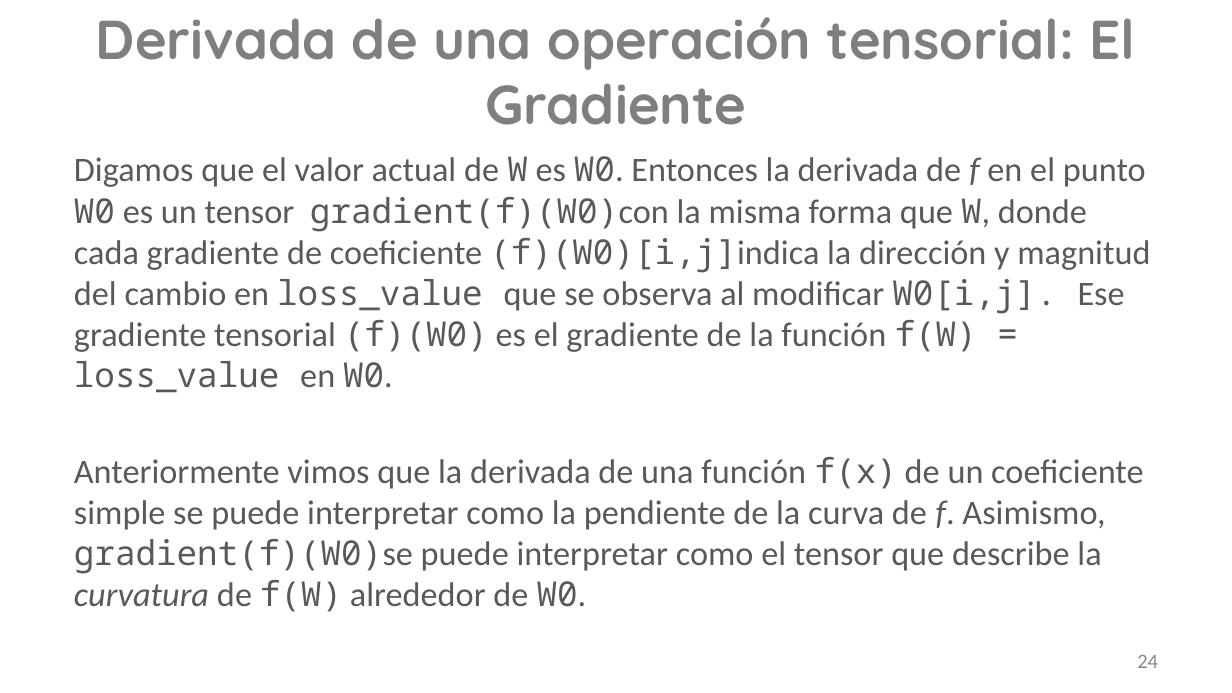
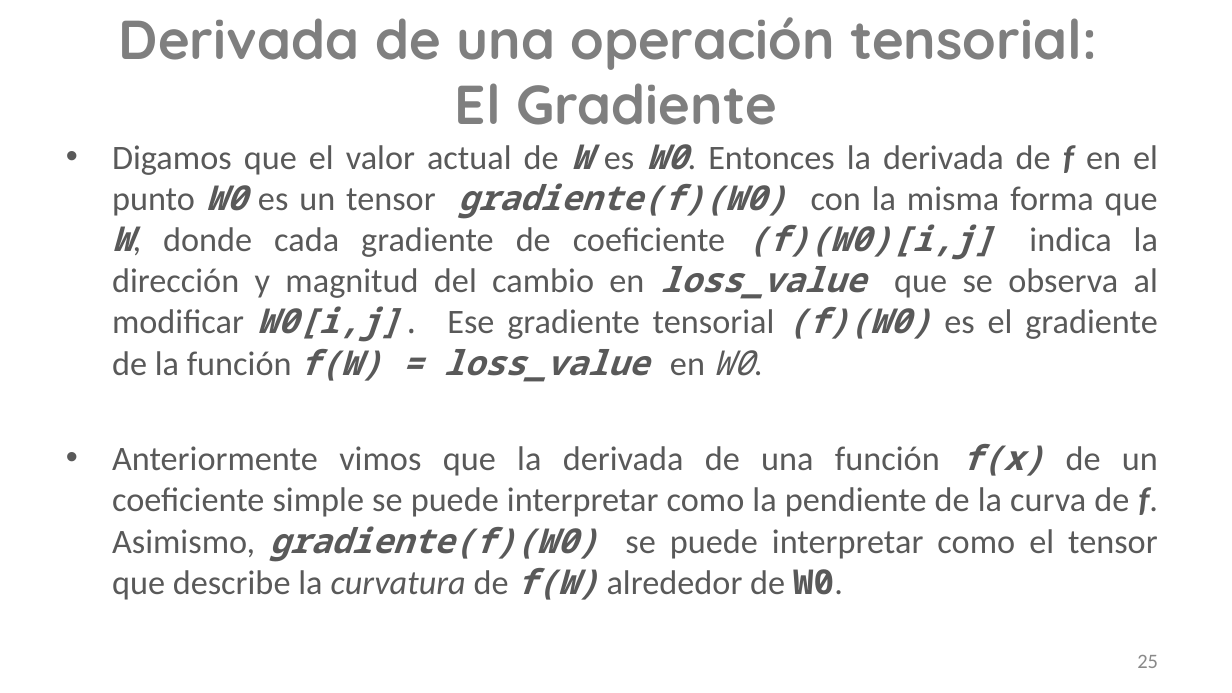
Before and after one commit to shanthalchs/Python-DeepLearning, a slide deck: slide 25 of Python/Fundamentos Matemáticos con Redes Neuronales_2021.pptx (slide 24 before the commit). Drawn at 1232x693 pixels with LibreOffice and Linux fonts; fonts in the diff are those of the drawing; background and template pictures are left out. Boxes give left, top, right and bottom in pixels: in the first picture for what was removed or moved away, otherwise in the second. Text is boxed around its words. In the diff, an @@ line names an element or a change of style, - is before the commit and + after.

```diff
--- a/Python/Fundamentos Matemáticos con Redes Neuronales_2021.pptx
+++ b/Python/Fundamentos Matemáticos con Redes Neuronales_2021.pptx
@@ title "Derivada de una operación tensorial: ..." rewrapped from [96,17,1135,125] to [119,17,1097,125] @@
@@ text at [112,144,1158,600]: text changed @@
-Digamos que el valor actual de W es W0. Entonces la derivada de f en el punto W0 es un tensor gradient(f)(W0)con la misma forma que W, donde cada gradiente de coeficiente (f)(W0)[i,j]indica la dirección y magnitud del cambio en loss_value que se observa al modificar W0[i,j]. Ese gradiente tensorial (f)(W0) es el gradiente de la función f(W) = loss_value en W0.
-Anteriormente vimos que la derivada de una función f(x) de un coeficiente simple se puede interpretar como la pendiente de la curva de f. Asimismo, gradient(f)(W0)se puede interpretar como el tensor que describe la curvatura de f(W) alrededor de W0.
+• Digamos que el valor actual de W es W0. Entonces la derivada de f en el punto W0 es un tensor gradiente(f)(W0) con la misma forma que W, donde cada gradiente de coeficiente (f)(W0)[i,j] indica la dirección y magnitud del cambio en loss_value que se observa al modificar W0[i,j]. Ese gradiente tensorial (f)(W0) es el gradiente de la función f(W) = loss_value en W0.
+• Anteriormente vimos que la derivada de una función f(x) de un coeficiente simple se puede interpretar como la pendiente de la curva de f. Asimismo, gradiente(f)(W0) se puede interpretar como el tensor que describe la curvatura de f(W) alrededor de W0.
@@ page number at [1137,655,1158,668]: text changed @@
-24
+25
```
Also in this commit, not shown: 15 other slides changed, 3 slides added, 6 other files.
